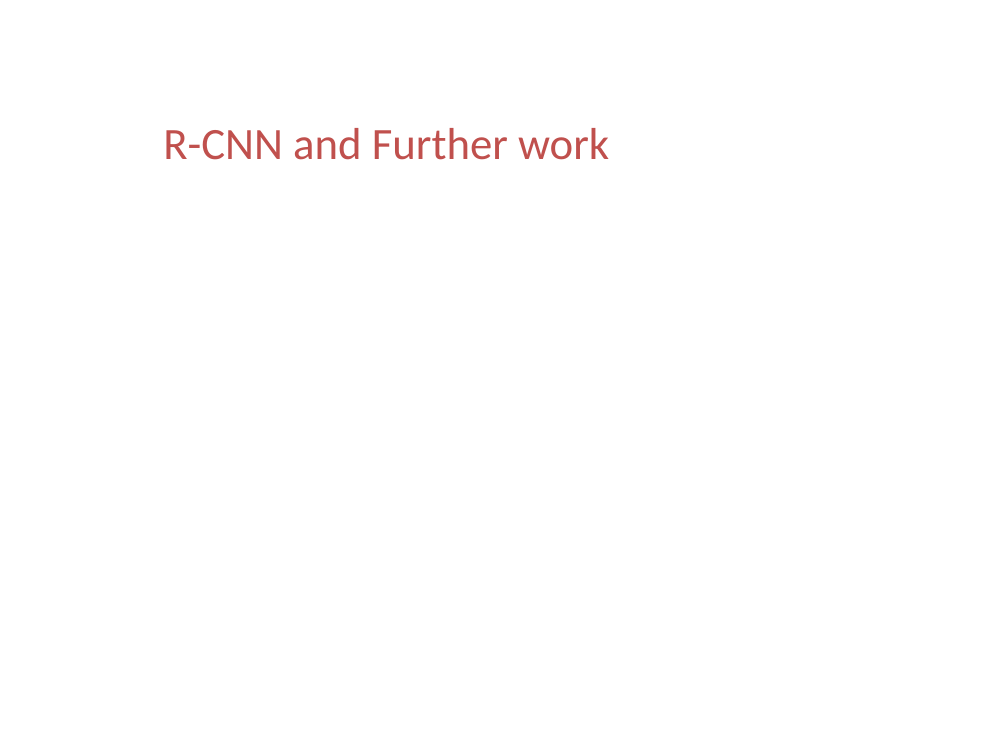
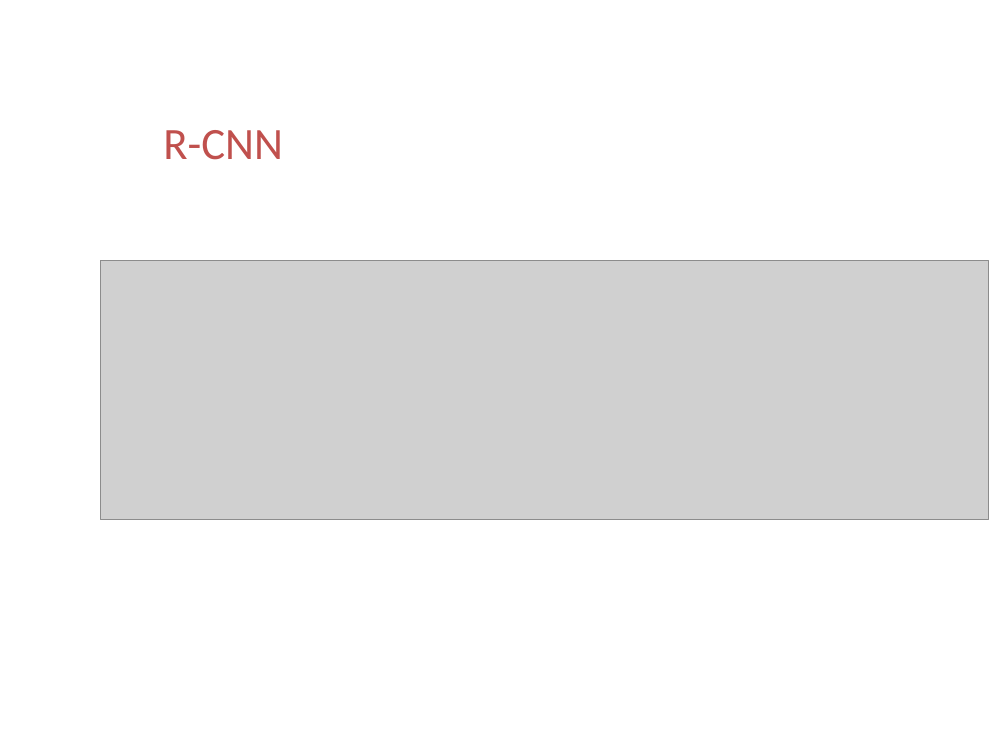
Before and after one commit to ttomchy/CV_2Project, a slide deck: slide 14 of presentation.pptx (slide 10 before the commit). Drawn at 1008x756 pixels with LibreOffice and Linux fonts; fonts in the diff are those of the drawing; grey boxes stand for pictures; background and template pictures are left out. Boxes give left, top, right and bottom in pixels: in the first picture for what was removed or moved away, otherwise in the second. Text is boxed around its words. In the diff, an @@ line names an element or a change of style, - is before the commit and + after.

```diff
--- a/presentation.pptx
+++ b/presentation.pptx
@@ text at <box>163,130,283,160</box>: text changed @@
-R-CNN and Further work
+R-CNN
@@ picture added at <box>101,260,989,519</box> @@
```
Also in this commit, not shown: 3 other slides changed, 28 slides added, 2 slides removed.
